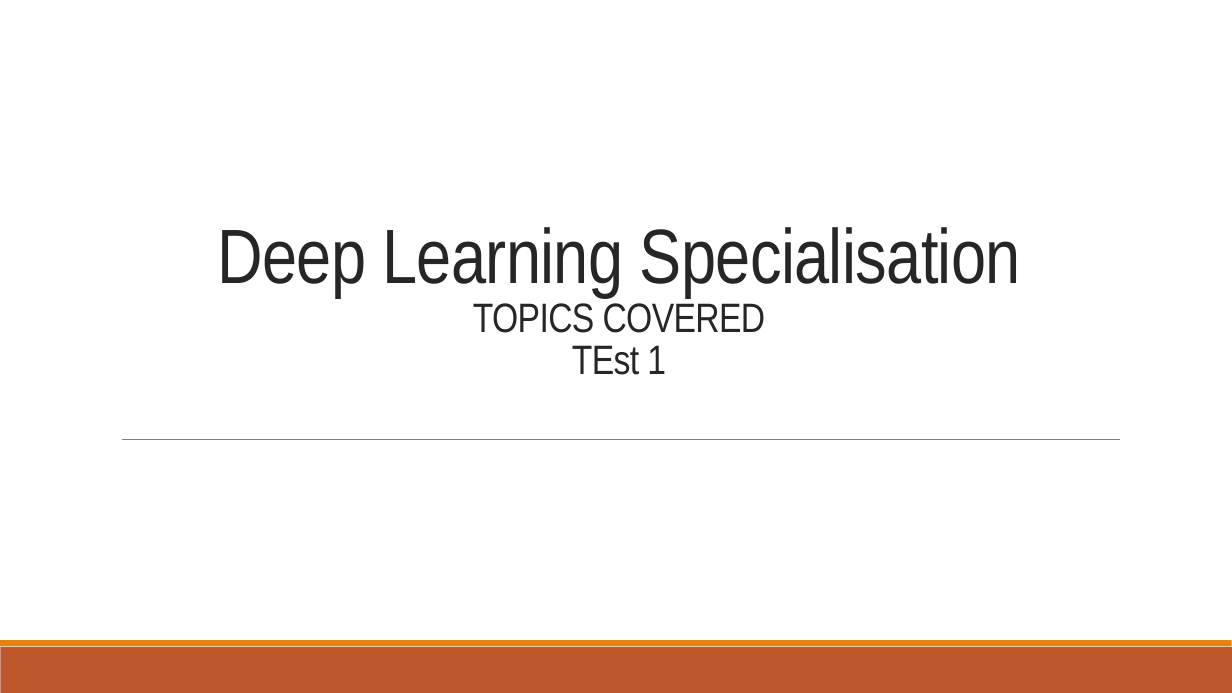
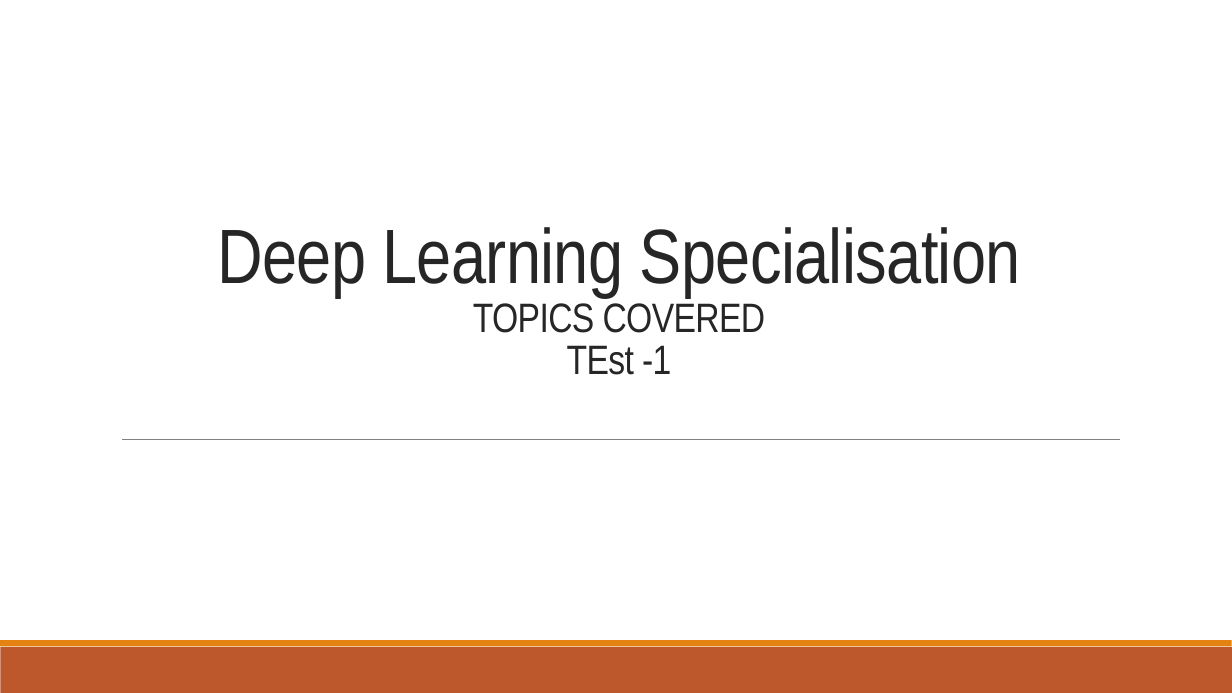
Before and after one commit to VarunBohara/Mini-Project-Documents, a slide deck: slide 1 of TOPICS COVERED (updated) (1).pptx. Drawn at 1232x693 pixels with LibreOffice and Linux fonts; fonts in the diff are those of the drawing. Boxes give left, top, right and bottom in pixels: in the first picture for what was removed or moved away, otherwise in the second. Text is boxed around its words. In the diff, an @@ line names an element or a change of style, - is before the commit and + after.

```diff
--- a/TOPICS COVERED (updated) (1).pptx
+++ b/TOPICS COVERED (updated) (1).pptx
@@ title at bbox=[217, 227, 1021, 375]: text changed @@
-Deep Learning Specialisation
-TOPICS COVERED
-TEst 1
+Deep Learning Specialisation
+TOPICS COVERED
+TEst -1
```
